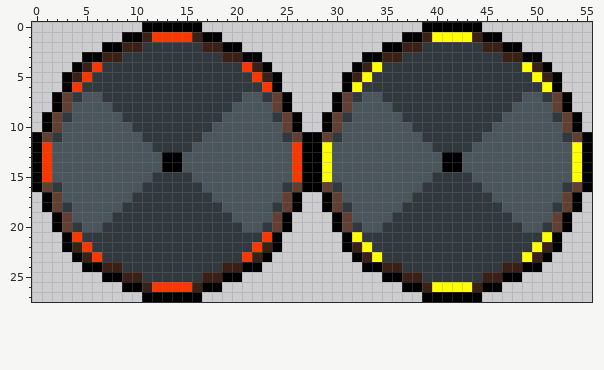
Pixel-art sprite -- sprites/weps/projectiles/sprBatDiscBig.png. Above: the version before the commit.
The file is 56x28 pixels.
Once edited:
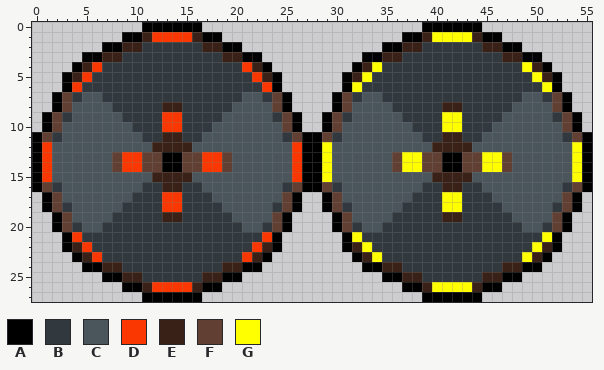
Palette (. is transparent): A #000000  B #32393e  C #4b555c  D #fa3700  E #3a2117  F #613f33  G #ffff00
Commit: tweaked and polished bat disc guns
The edit:
Colour D replaces colour B in rows 9 to 10 at x 13 to 14; in rows 17 to 18 at x 13 to 14.
Colour D replaces colour C in rows 13 to 14 at x 9 to 10 and 17 to 18.
Colour E replaces colour B in row 8 at x 13 to 14 and 41 to 42; in row 11 at x 13 to 14 and 41 to 42; in row 12 at x 12 to 15 and 40 to 43; in row 15 at x 12 to 15 and 40 to 43; in row 16 at x 13 to 14 and 41 to 42; in row 19 at x 13 to 14 and 41 to 42.
Colour F replaces colour C in rows 13 to 14 at x 8, 11 to 12, 15 to 16, 19, 36, 39 to 40, 43 to 44 and 47.
Colour G replaces colour B in rows 9 to 10 at x 41 to 42; in rows 17 to 18 at x 41 to 42.
Colour G replaces colour C in rows 13 to 14 at x 37 to 38 and 45 to 46.
